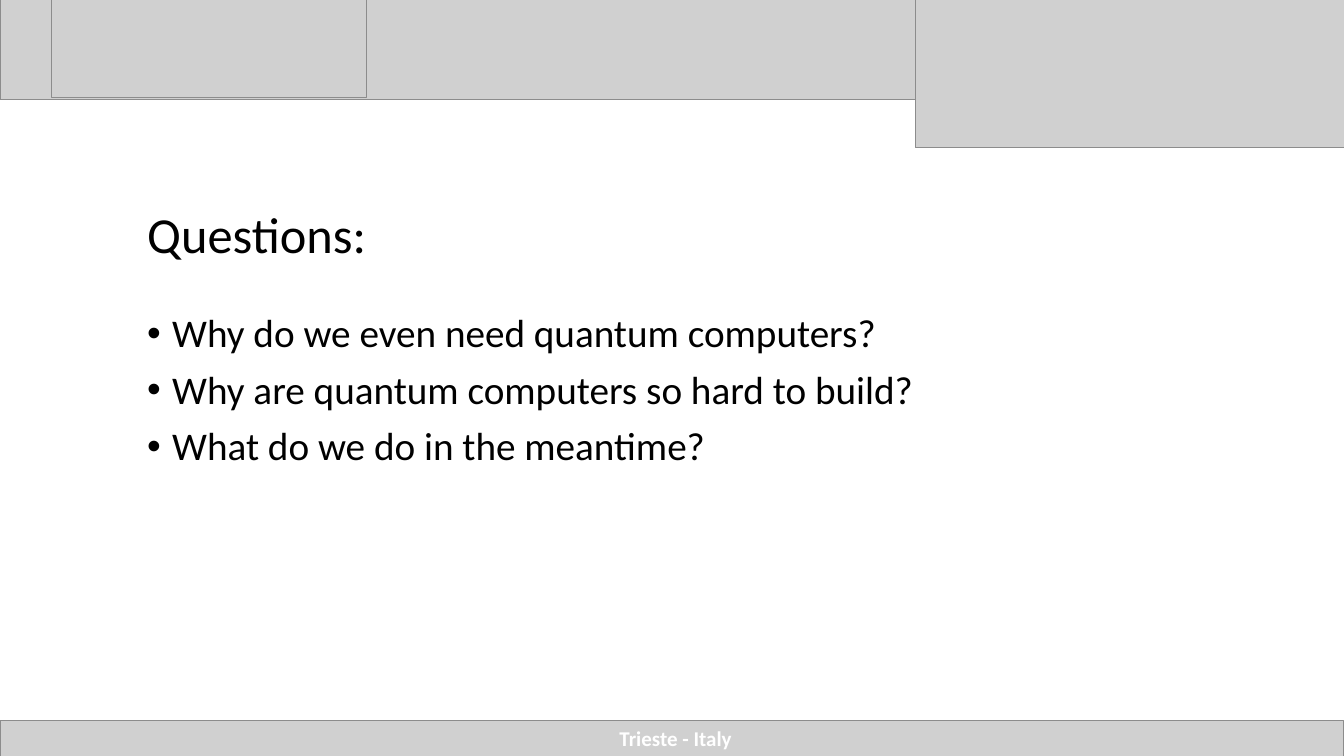
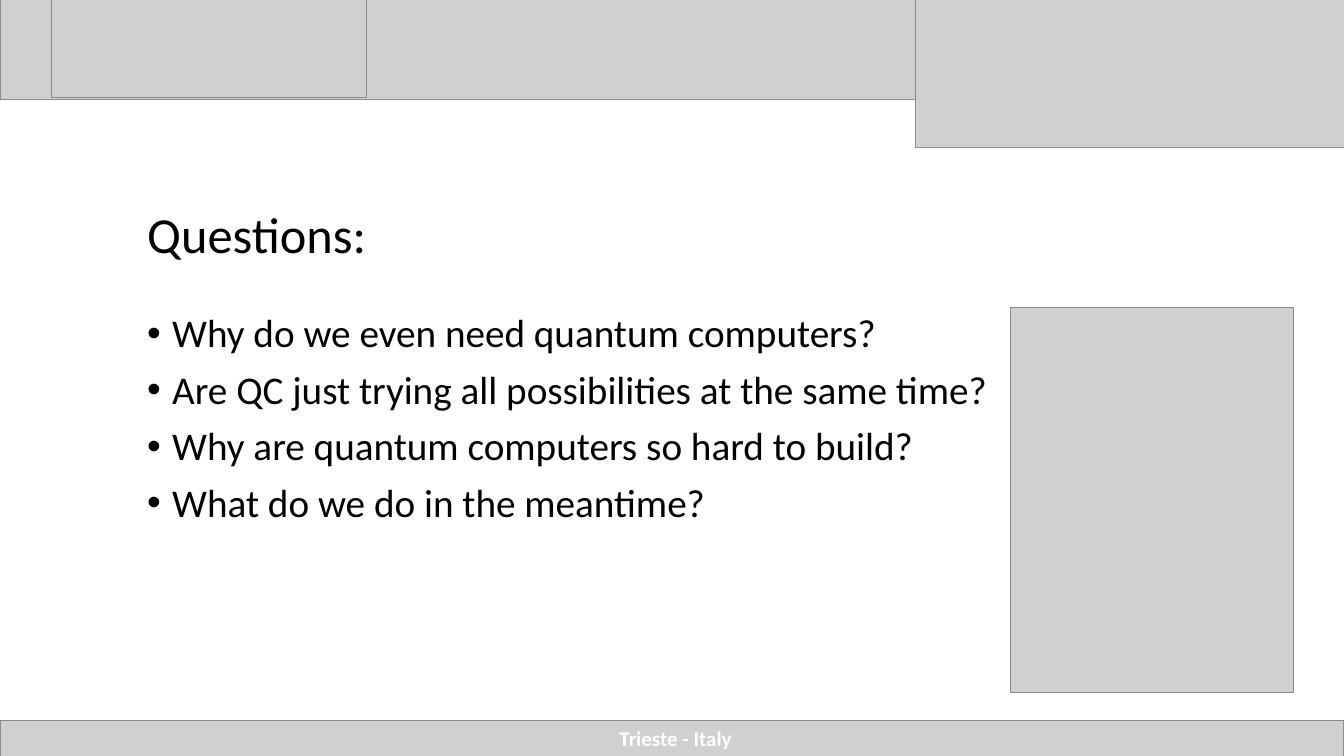
Before and after one commit to agustinsilva447/FPGA, a slide deck: slide 44 of presentacion/presentacion_final/quantum ictp.pptx. Drawn at 1344x756 pixels with LibreOffice and Linux fonts; fonts in the diff are those of the drawing; grey boxes stand for pictures. Boxes give left, top, right and bottom in pixels: in the first picture for what was removed or moved away, otherwise in the second. Text is boxed around its words. In the diff, an @@ line names an element or a change of style, - is before the commit and + after.

```diff
--- a/presentacion/presentacion_final/quantum ictp.pptx
+++ b/presentacion/presentacion_final/quantum ictp.pptx
@@ picture added at (1010,308,1294,693) @@
@@ text at (172,376,987,411): paragraph added @@
+• Are QC just trying all possibilities at the same time?
```
Also in this commit, not shown: 1 slide added, 3 other files.
